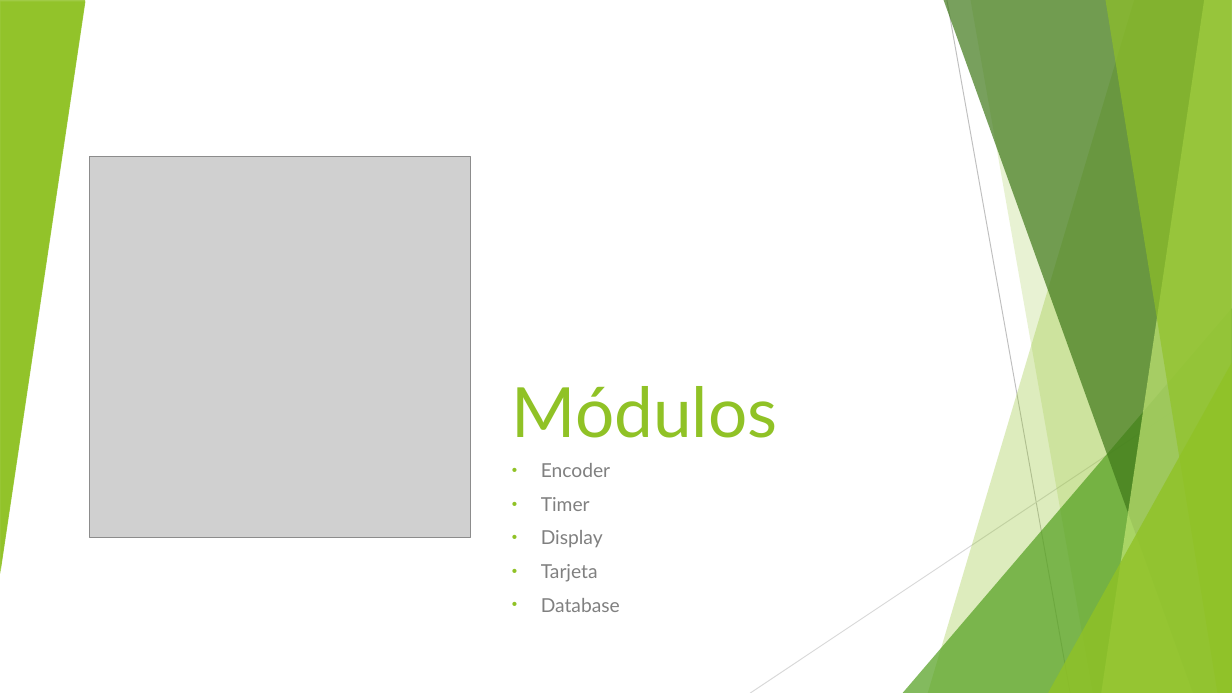
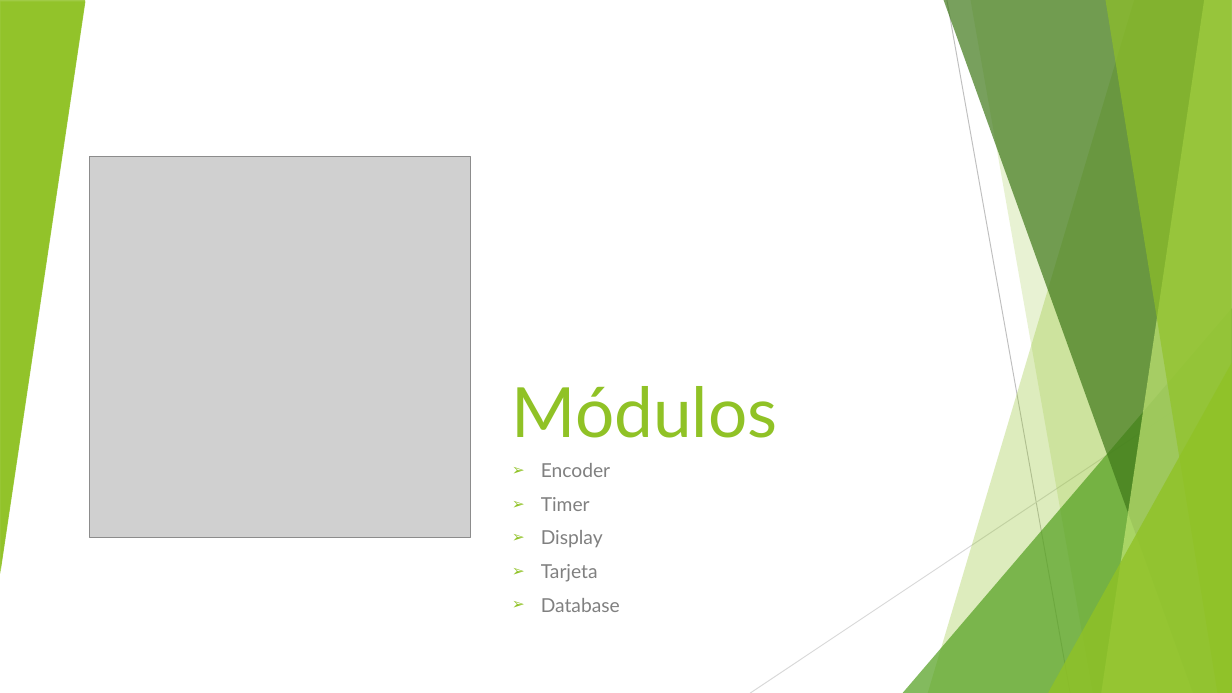
Before and after one commit to micros-g1/TP1, a slide deck: slide 8 of Notas/22.99 - TP1 - G1.pptx. Drawn at 1232x693 pixels with LibreOffice and Linux fonts; fonts in the diff are those of the drawing; grey boxes stand for pictures. Boxes give left, top, right and bottom in pixels: in the first picture for what was removed or moved away, otherwise in the second. Text is boxed around its words. In the diff, an @@ line names an element or a change of style, - is before the commit and + after.

```diff
--- a/Notas/22.99 - TP1 - G1.pptx
+++ b/Notas/22.99 - TP1 - G1.pptx
@@ subtitle "Encoder" at (541, 463, 620, 612): bullet • to ➢ @@
```
Also in this commit, not shown: 2 other slides changed, 3 slides added.
